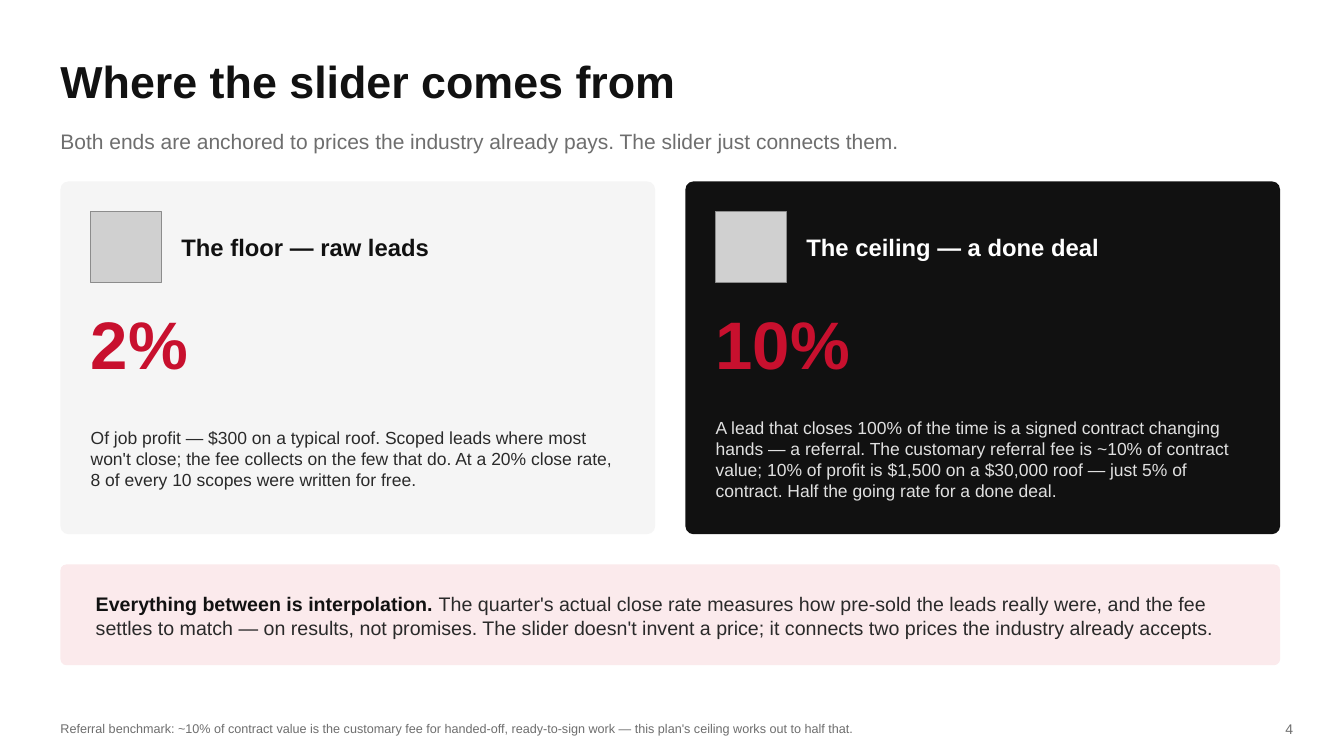
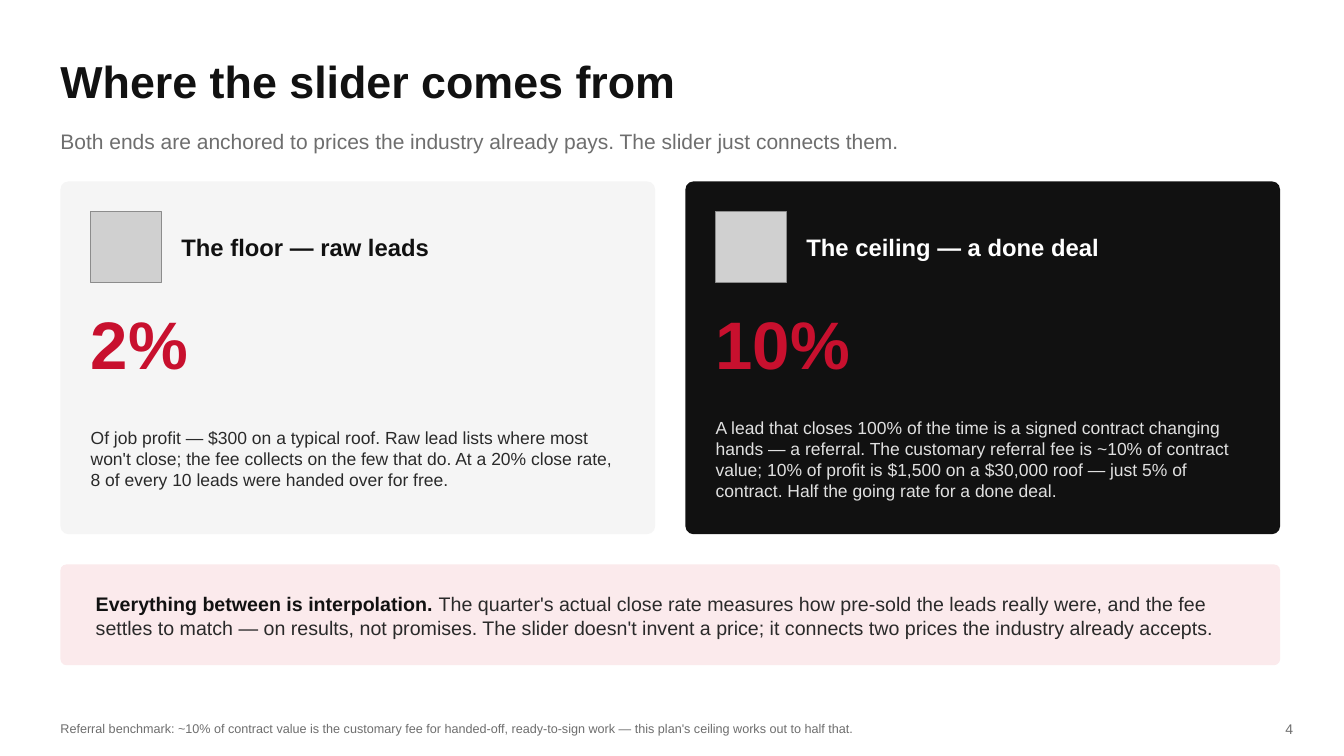
Before and after one commit to DommyD26/roofing-site-template, a slide deck: slide 4 of pitch/Commission-Plan.pptx. Drawn at 1344x756 pixels with LibreOffice and Linux fonts; fonts in the diff are those of the drawing; grey boxes stand for pictures. Boxes give left, top, right and bottom in pixels: in the first picture for what was removed or moved away, otherwise in the second. Text is boxed around its words. In the diff, an @@ line names an element or a change of style, - is before the commit and + after.

```diff
--- a/pitch/Commission-Plan.pptx
+++ b/pitch/Commission-Plan.pptx
@@ text at <box>91,431,612,490</box>: text changed @@
-Of job profit — $300 on a typical roof. Scoped leads where most won't close; the fee collects on the few that do. At a 20% close rate, 8 of every 10 scopes were written for free.
+Of job profit — $300 on a typical roof. Raw lead lists where most won't close; the fee collects on the few that do. At a 20% close rate, 8 of every 10 leads were handed over for free.
```
Also in this commit, not shown: 6 other slides changed, 3 other files.
